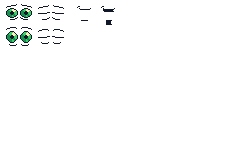
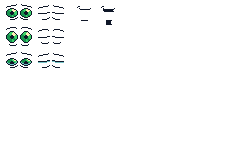
Two versions of the same layered image (246 × 160). Layer-by-layer changes:
painted on "buddy_1" over [6, 52, 64, 68]
